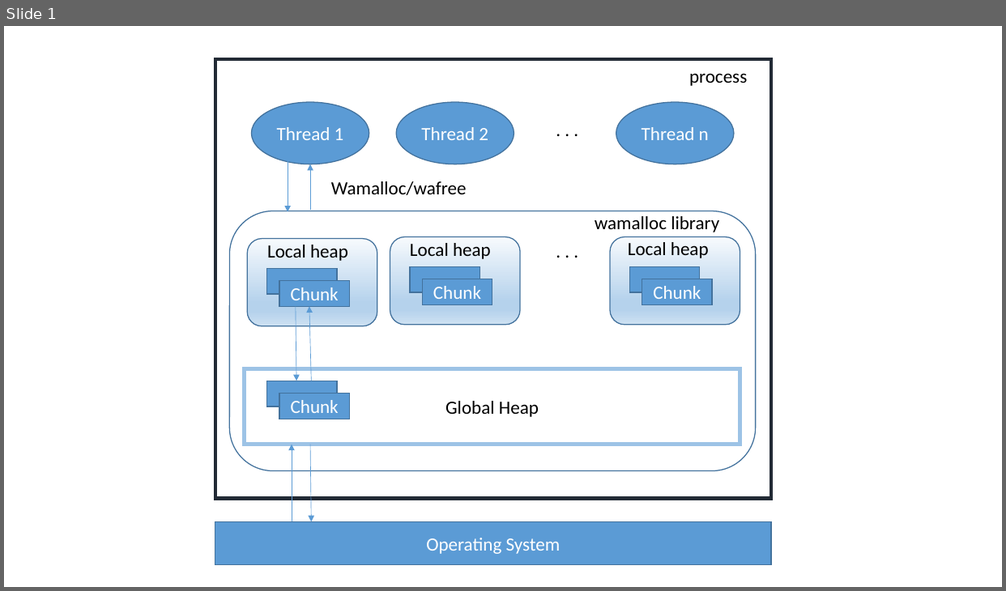
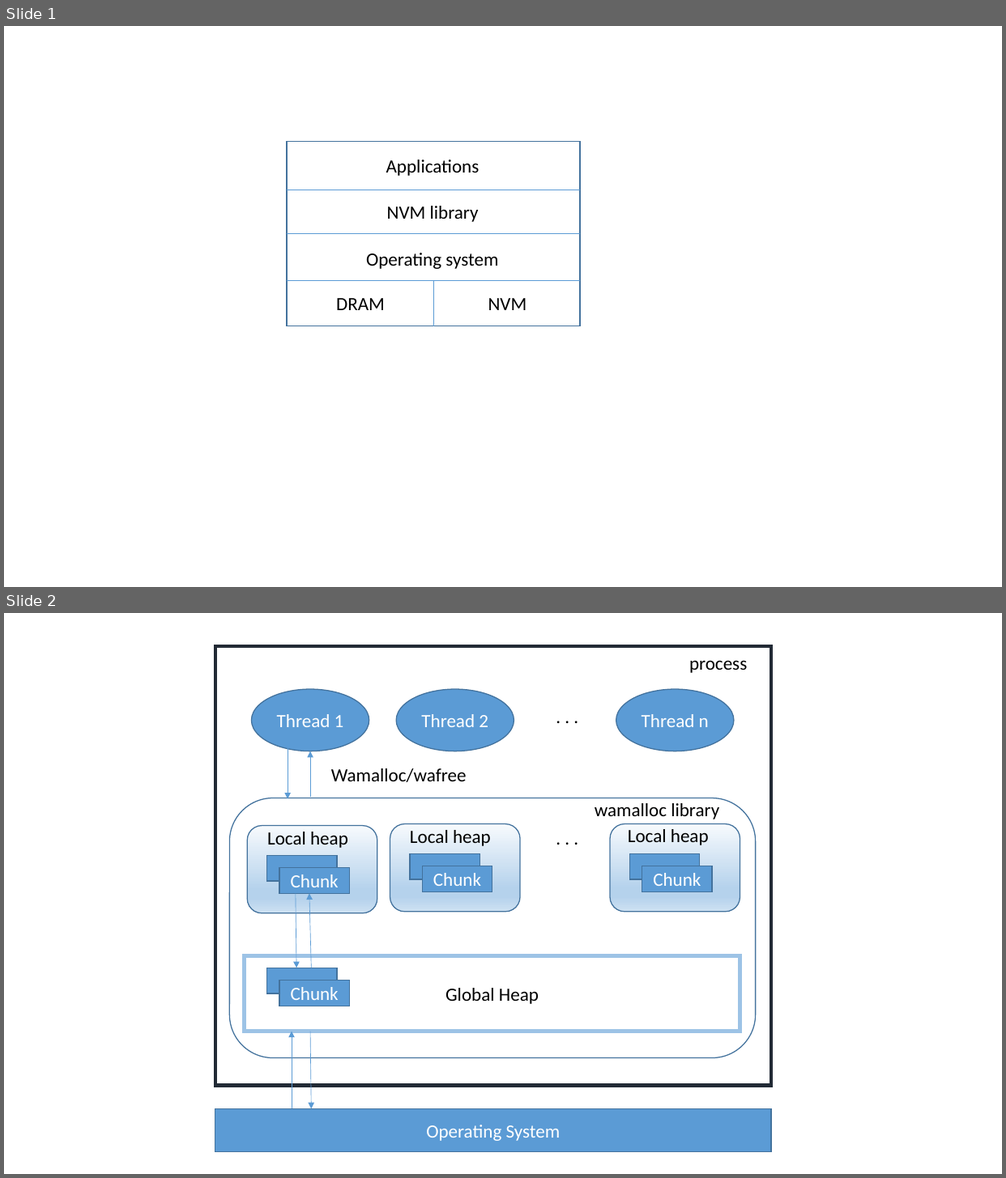
Before and after one commit to zyearn/TCNVMalloc, a slide deck: paper/pic.pptx. Shown one above the other, each under a label of ours: slide 1 before the commit, slides 1 and 2 after it. The pictures are 1006x591 and 1006x1178 pixels, drawn with LibreOffice and Linux fonts; fonts in the diff are those of the drawing. Boxes give left, top, right and bottom in pixels: in the first picture for what was removed or moved away, otherwise in the second. Text is boxed around its words. In the diff, an @@ line names an element or a change of style, - is before the commit and + after.

```diff
--- a/paper/pic.pptx
+++ b/paper/pic.pptx
@@ slide 1 added at (x1=4, y1=26, x2=1002, y2=587), background #FFFFFF @@
@@ rectangle added at (x1=287, y1=141, x2=581, y2=327), outline #43739E 1 pt @@
@@ text added at (x1=386, y1=160, x2=479, y2=176), 18 pt, text #000000 @@
+Applications
@@ line added from (287, 190) to (580, 190), #5B9BD5 0.5 pt @@
@@ text added at (x1=387, y1=206, x2=479, y2=222), 18 pt, text #000000 @@
+NVM library
@@ line added from (287, 234) to (580, 234), #5B9BD5 0.5 pt @@
@@ text added at (x1=366, y1=253, x2=498, y2=269), 18 pt, text #000000 @@
+Operating system
@@ line added from (287, 280) to (580, 280), #5B9BD5 0.5 pt @@
@@ line added from (434, 280) to (434, 327), #5B9BD5 0.5 pt @@
@@ text added at (x1=336, y1=298, x2=385, y2=310), 18 pt, text #000000 @@
+DRAM
@@ text added at (x1=488, y1=298, x2=527, y2=310), 18 pt, text #000000 @@
+NVM
@@ what was slide 1 is now slide 2 @@
```
Also in this commit, not shown: 2 other files.
